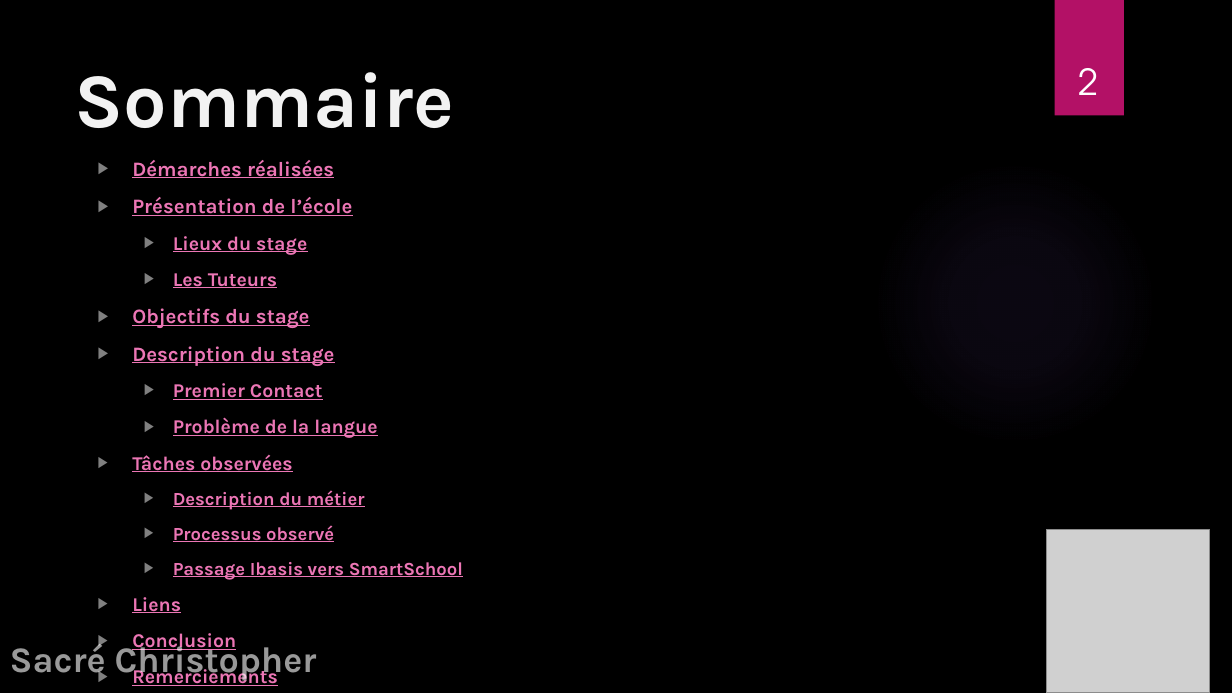
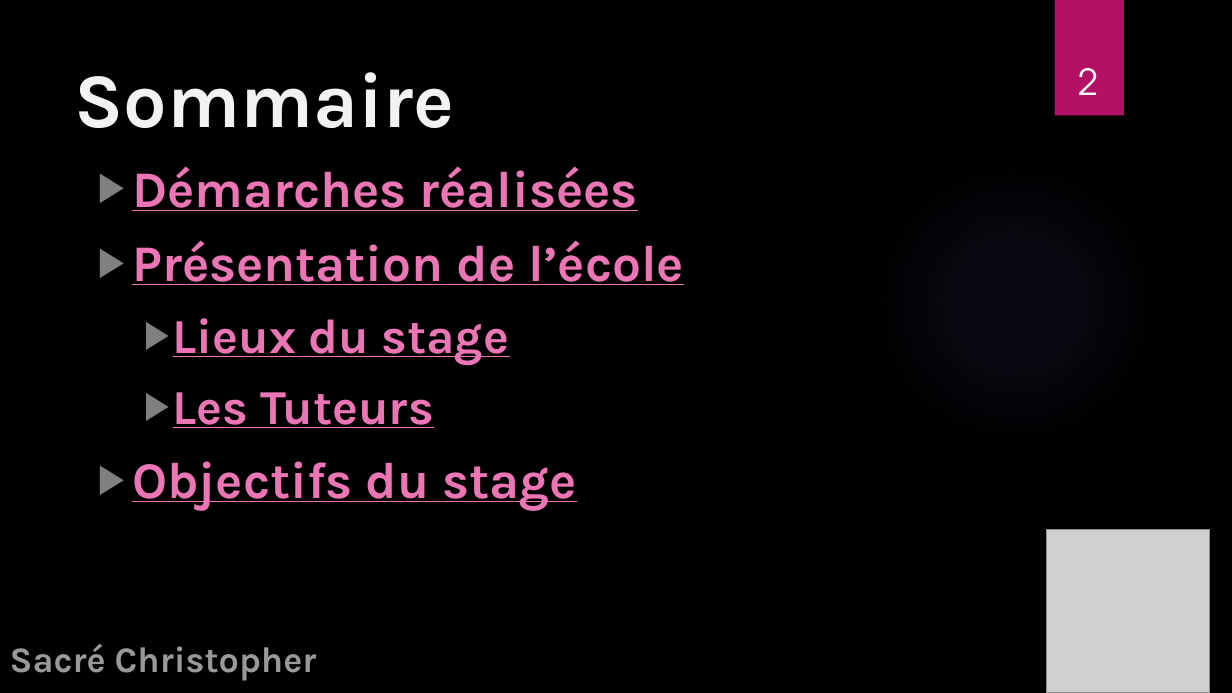
Before and after one commit to TheYoungSensei/Synthese_2BIN, a slide deck: slide 2 of Synthèse Stage d'observation/[Défense Stage][Sacré Christopher].pptx. Drawn at 1232x693 pixels with LibreOffice and Linux fonts; fonts in the diff are those of the drawing; grey boxes stand for pictures; background and template pictures are left out. Boxes give left, top, right and bottom in pixels: in the first picture for what was removed or moved away, otherwise in the second. Text is boxed around its words. In the diff, an @@ line names an element or a change of style, - is before the commit and + after.

```diff
--- a/Synthèse Stage d'observation/[Défense Stage][Sacré Christopher].pptx
+++ b/Synthèse Stage d'observation/[Défense Stage][Sacré Christopher].pptx
@@ text "Démarches réalisées" at bbox=[132, 166, 684, 511]: size 16 to 40 pt in "Démarches réalisées", "Présentation de l’école", "Objectifs du stage"; size 15.2 to 38 pt in "Lieux du stage", "Les Tuteurs" @@
@@ text at bbox=[132, 346, 463, 652]: paragraphs removed @@
-▶ Description du stage
-  ▶ Premier Contact
-  ▶ Problème de la langue
-▶ Tâches observées
-  ▶ Description du métier
-  ▶ Processus observé
-  ▶ Passage Ibasis vers SmartSchool
-▶ Liens
-▶ Conclusion
-▶ Remerciements
```
Also in this commit, not shown: 3 other slides changed, 3 slides added, 17 other files.
